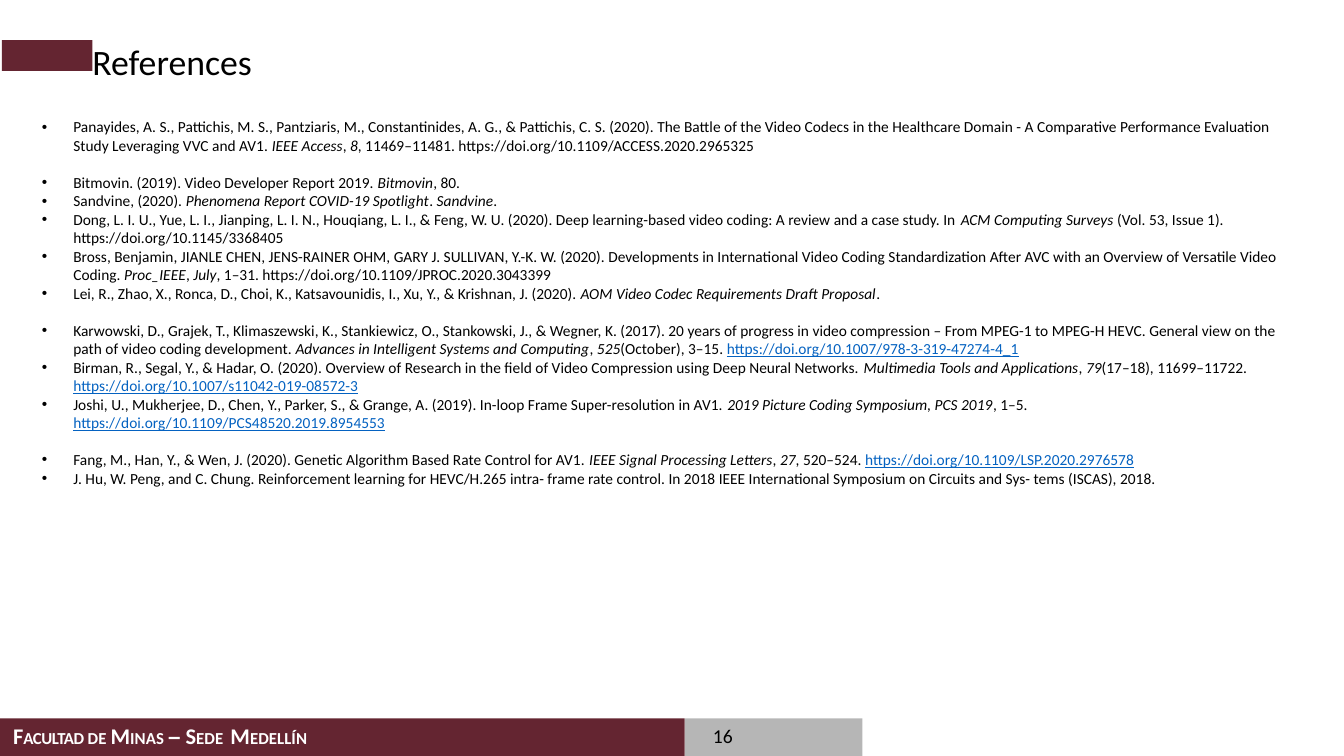
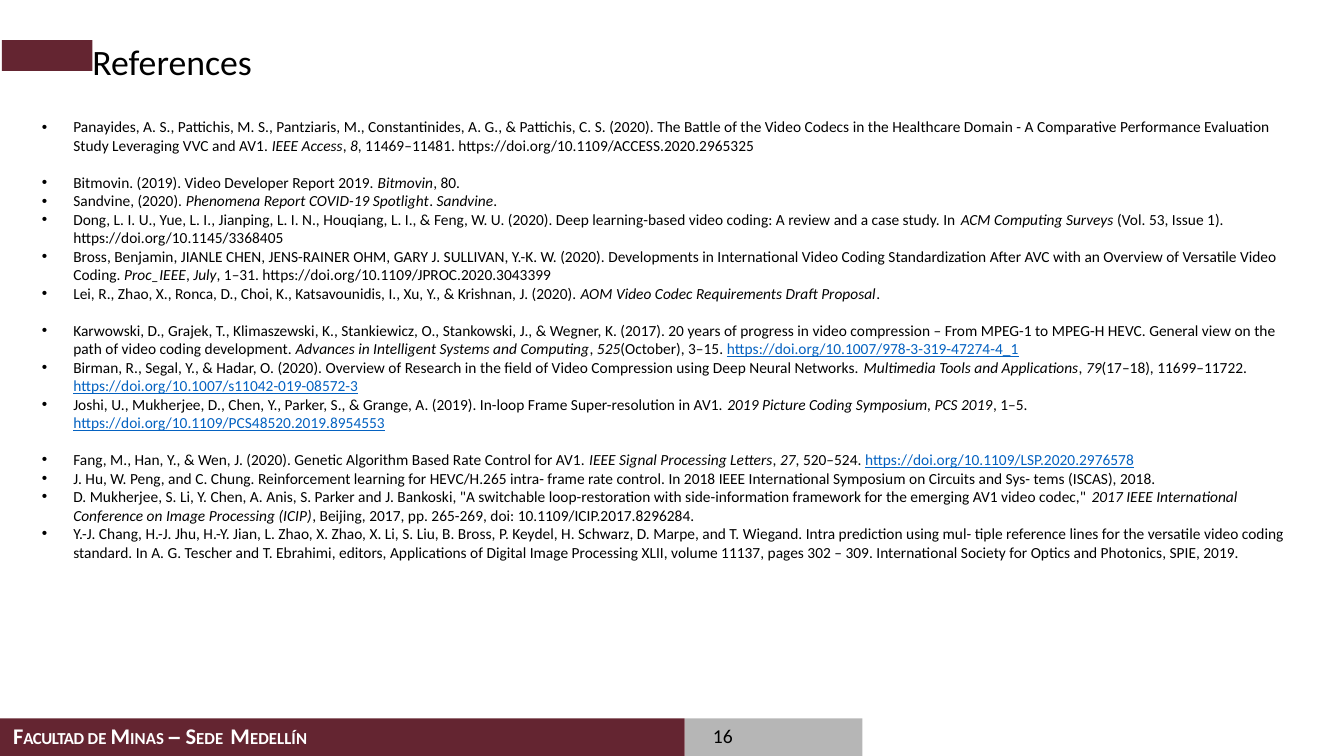
Before and after one commit to casalazarh/Examen-de-Calificacion-2020, a slide deck: slide 16 of presentation/Examen de Calificacion de Doctorado_Carlos_Alberto_Salazar.pptx. Drawn at 1344x756 pixels with LibreOffice and Linux fonts; fonts in the diff are those of the drawing; background and template pictures are left out. Boxes give left, top, right and bottom in pixels: in the first picture for what was removed or moved away, otherwise in the second. Text is boxed around its words. In the diff, an @@ line names an element or a change of style, - is before the commit and + after.

```diff
--- a/presentation/Examen de Calificacion de Doctorado_Carlos_Alberto_Salazar.pptx
+++ b/presentation/Examen de Calificacion de Doctorado_Carlos_Alberto_Salazar.pptx
@@ text at bbox=[73, 491, 1284, 561]: paragraphs added @@
+• D. Mukherjee, S. Li, Y. Chen, A. Anis, S. Parker and J. Bankoski, "A switchable loop-restoration with side-information framework for the emerging AV1 video codec," 2017 IEEE International Conference on Image Processing (ICIP), Beijing, 2017, pp. 265-269, doi: 10.1109/ICIP.2017.8296284.
+• Y.-J. Chang, H.-J. Jhu, H.-Y. Jian, L. Zhao, X. Zhao, X. Li, S. Liu, B. Bross, P. Keydel, H. Schwarz, D. Marpe, and T. Wiegand. Intra prediction using mul- tiple reference lines for the versatile video coding standard. In A. G. Tescher and T. Ebrahimi, editors, Applications of Digital Image Processing XLII, volume 11137, pages 302 – 309. International Society for Optics and Photonics, SPIE, 2019.
```
Also in this commit, not shown: 1 other slide changed.
